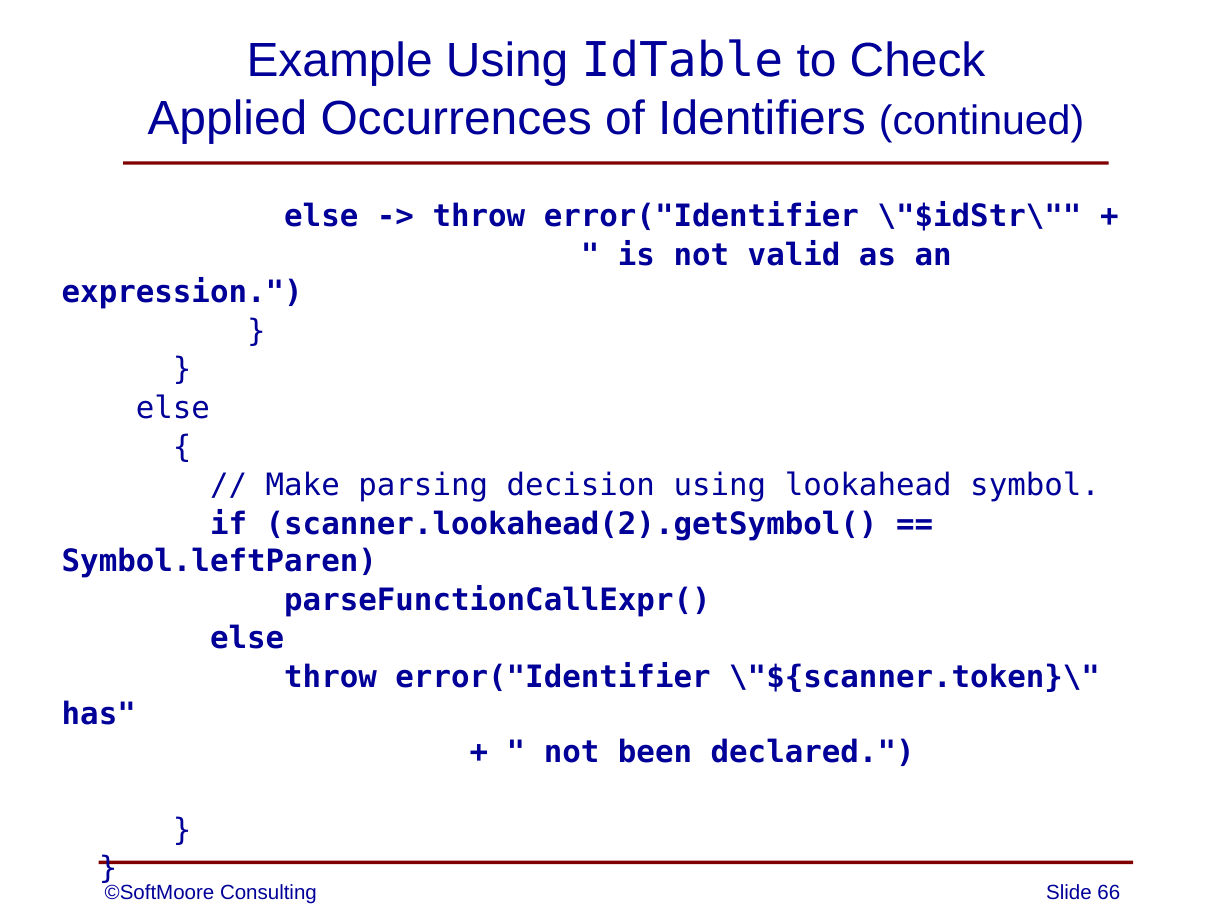
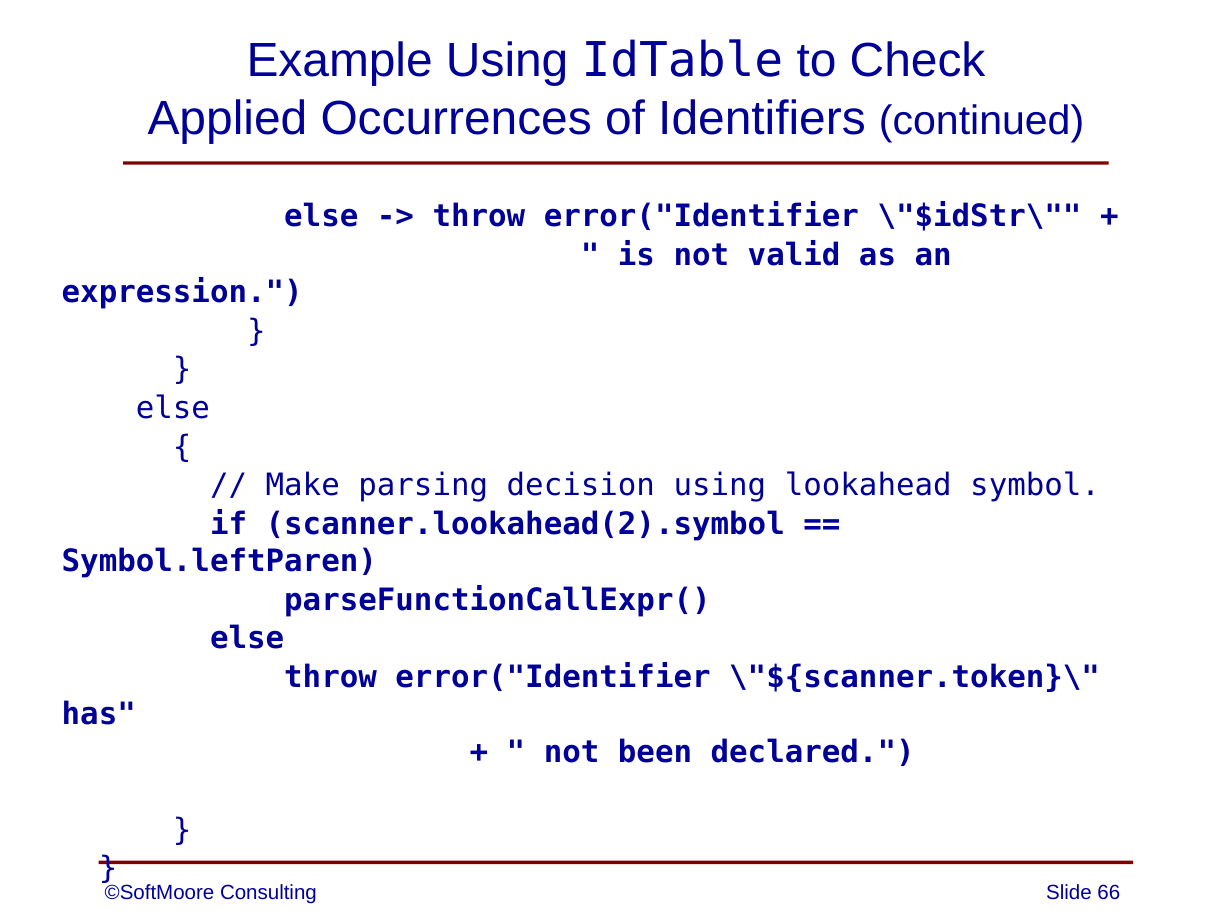
Before and after one commit to SoftMoore/CPRL-Kt-2nd, a slide deck: slide 66 of PowerPoints/06 - Syntax Analysis.pptx. Drawn at 1232x924 pixels with LibreOffice and Linux fonts; fonts in the diff are those of the drawing. Boxes give left, top, right and bottom in pixels: in the first picture for what was removed or moved away, otherwise in the second. Text is boxed around its words. In the diff, an @@ line names an element or a change of style, - is before the commit and + after.

```diff
--- a/PowerPoints/06 - Syntax Analysis.pptx
+++ b/PowerPoints/06 - Syntax Analysis.pptx
@@ text at <box>62,509,785,578</box>: text changed @@
-if (scanner.lookahead(2).getSymbol() == Symbol.leftParen)
+if (scanner.lookahead(2).symbol == Symbol.leftParen)
```
Also in this commit, not shown: 1 other slide changed.
